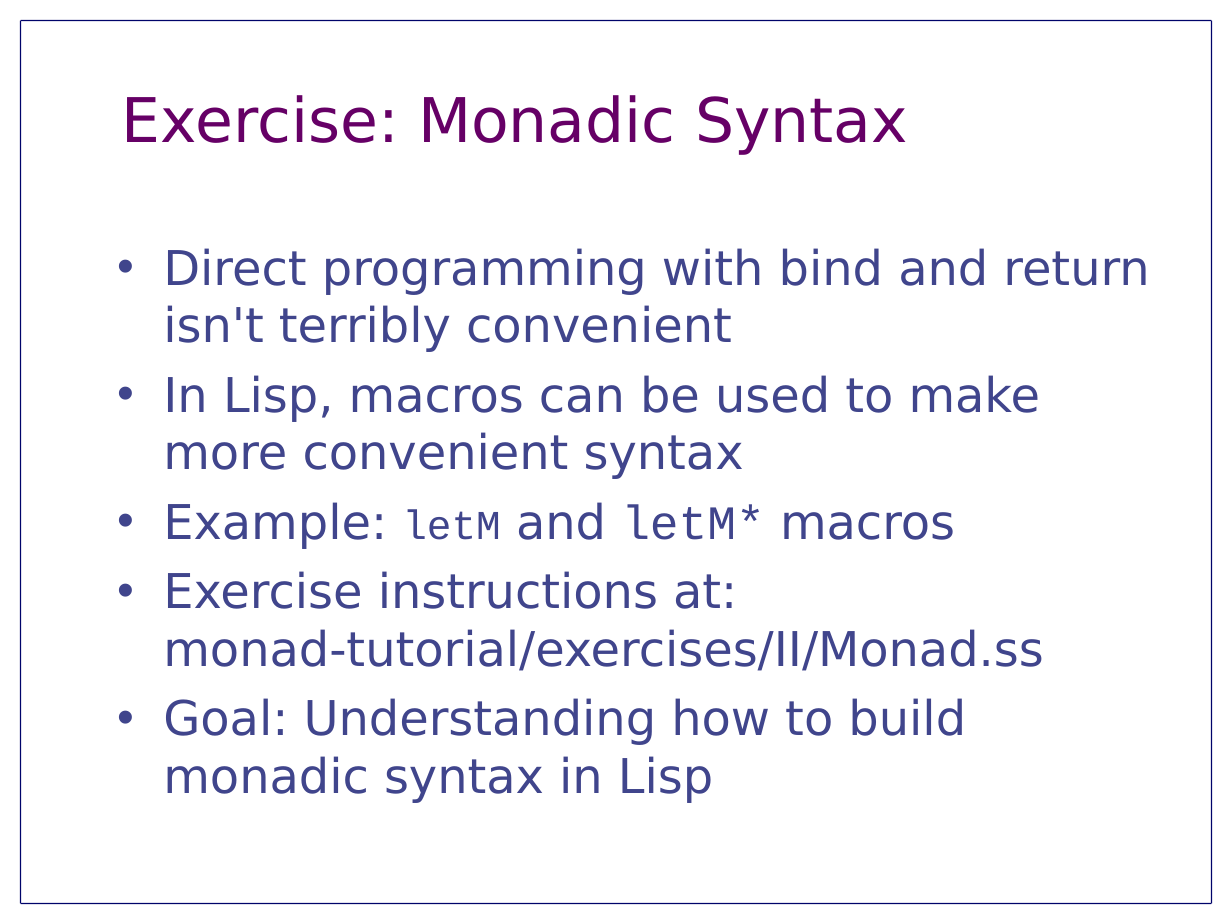
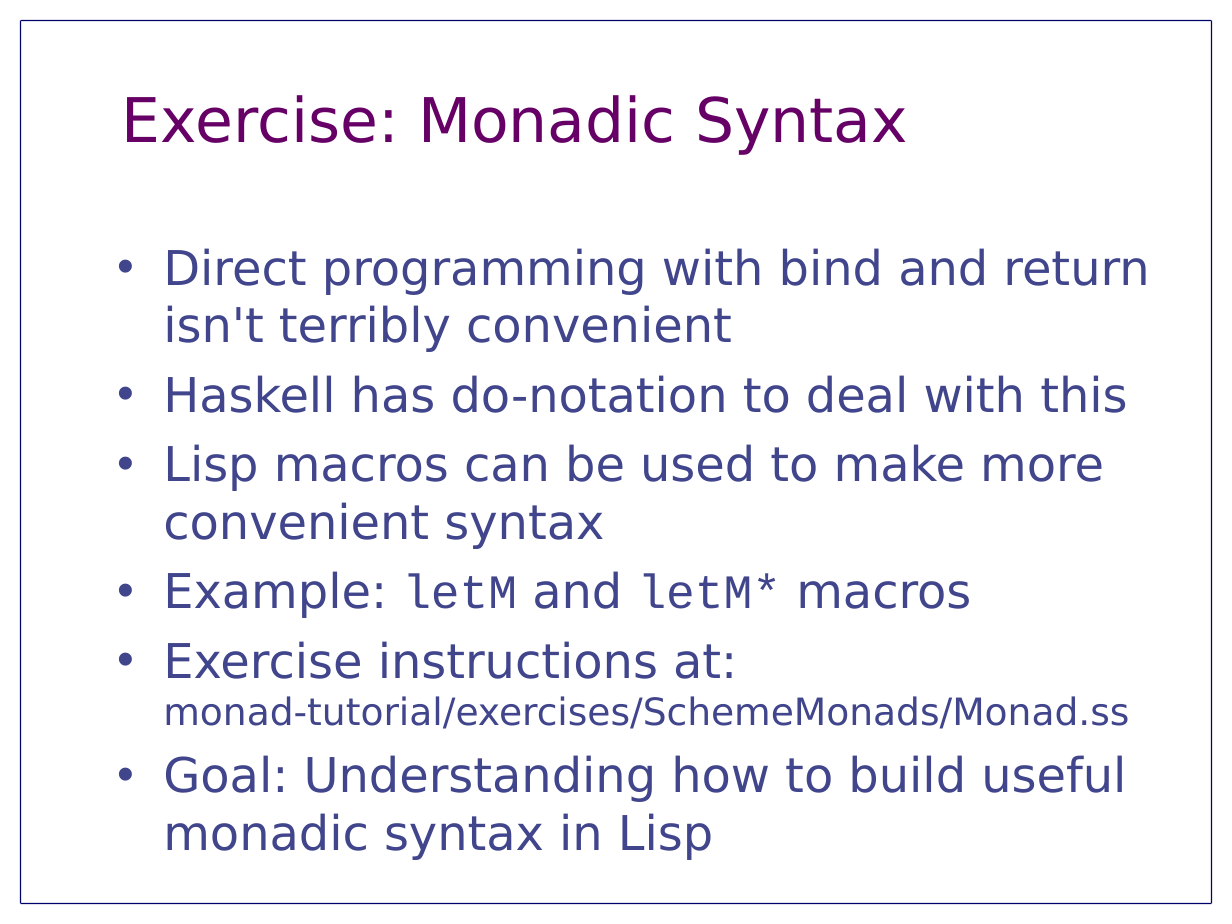
Before and after one commit to jnewbern/monad-tutorial, a slide deck: slide 7 of slides/SectionTwo.odp. Drawn at 1232x924 pixels with LibreOffice and Linux fonts; fonts in the diff are those of the drawing. Boxes give left, top, right and bottom in pixels: in the first picture for what was removed or moved away, otherwise in the second. Text is boxed around its words. In the diff, an @@ line names an element or a change of style, - is before the commit and + after.

Commit message:
Polish tutorial slides a little more

```diff
--- a/slides/SectionTwo.odp
+++ b/slides/SectionTwo.odp
@@ text at (163, 375, 1127, 549): text changed @@
-• In Lisp, macros can be used to make more convenient syntax
+• Haskell has do-notation to deal with this
+• Lisp macros can be used to make more convenient syntax
@@ text at (163, 571, 971, 618): size 24 to 28 pt in "letM" @@
@@ text at (163, 641, 1129, 860): text changed @@
-• Exercise instructions at:
-  monad-tutorial/exercises/II/Monad.ss
-• Goal: Understanding how to build monadic syntax in Lisp
+• Exercise instructions at:
+  monad-tutorial/exercises/SchemeMonads/Monad.ss
+• Goal: Understanding how to build useful monadic syntax in Lisp
```
Also in this commit, not shown: 5 other slides changed, 3 other files.
